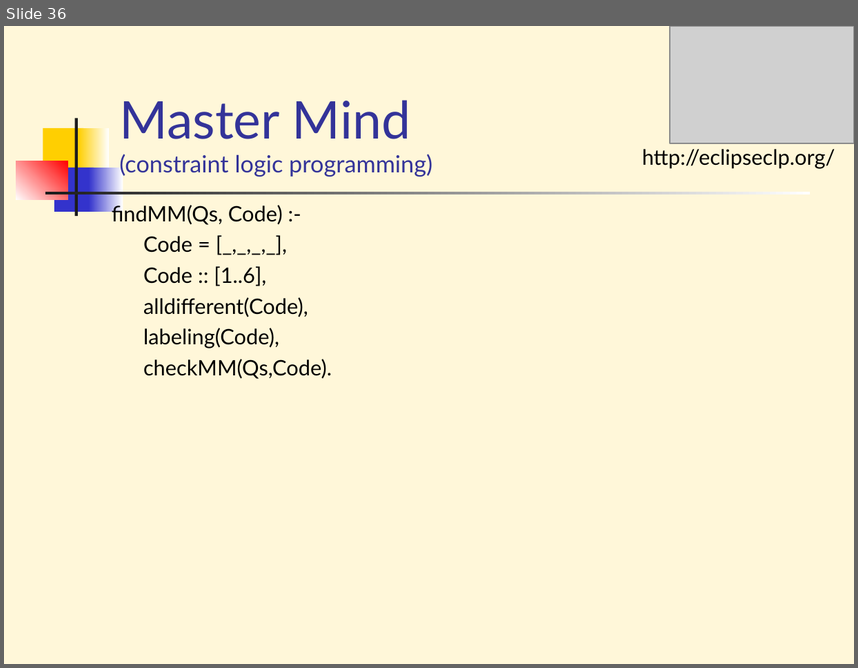
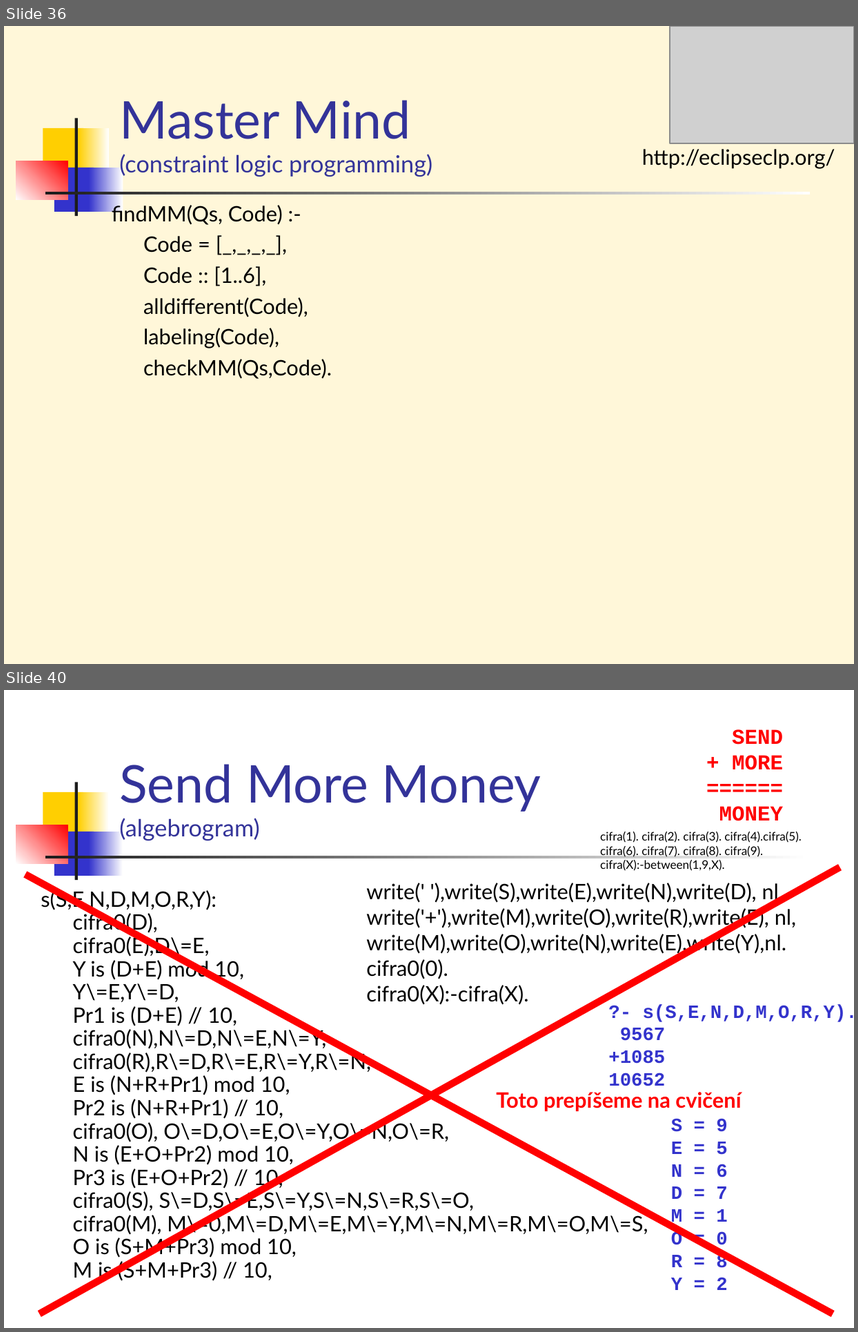
Before and after one commit to paradigmy/Prednasky, a slide deck: 11/logicke2.ppt. Shown one above the other, each under a label of ours: slide 36 before the commit, slides 36 and 40 after it; the slides between them are not shown. The pictures are 858x668 and 858x1332 pixels, drawn with LibreOffice and Linux fonts; fonts in the diff are those of the drawing; grey boxes stand for pictures. Boxes give left, top, right and bottom in pixels: in the first picture for what was removed or moved away, otherwise in the second. Text is boxed around its words. In the diff, an @@ line names an element or a change of style, - is before the commit and + after.

```diff
--- a/11/logicke2.ppt
+++ b/11/logicke2.ppt
@@ slide 40 added at (4, 690, 854, 1328), background #FFFFFF; not listed: 7 template elements that a slide beside it also shows @@
@@ text added at (720, 729, 783, 821), 18 pt, text #FF0000, bold @@
+SEND
++ MORE
+======
+MONEY
@@ title added at (119, 764, 542, 841), 44 pt, text #333399 @@
+Send More Money
+(algebrogram)
@@ text added at (600, 831, 801, 871), 10 pt, text #000000 @@
+cifra(1). cifra(2). cifra(3). cifra(4).cifra(5).
+cifra(6). cifra(7). cifra(8). cifra(9).
+cifra(X):-between(1,9,X).
@@ line added from (25, 874) to (833, 1313), #FF0000 6.01 pt @@
@@ line added from (40, 1313) to (840, 867), #FF0000 6.01 pt @@
@@ text added at (41, 888, 648, 1281), 18 pt, text #000000 @@
+s(S,E,N,D,M,O,R,Y):
+cifra0(D),
+cifra0(E),D\=E,
+Y is (D+E) mod 10,
+Y\=E,Y\=D,
+Pr1 is (D+E) // 10,
+cifra0(N),N\=D,N\=E,N\=Y,
+cifra0(R),R\=D,R\=E,R\=Y,R\=N,
+E is (N+R+Pr1) mod 10,
+Pr2 is (N+R+Pr1) // 10,
+cifra0(O), O\=D,O\=E,O\=Y,O\=N,O\=R,
+N is (E+O+Pr2) mod 10,
+Pr3 is (E+O+Pr2) // 10,
+cifra0(S), S\=D,S\=E,S\=Y,S\=N,S\=R,S\=O,
+cifra0(M), M\=0,M\=D,M\=E,M\=Y,M\=N,M\=R,M\=O,M\=S,
+O is (S+M+Pr3) mod 10,
+M is (S+M+Pr3) // 10,
@@ text added at (366, 883, 796, 1005), 18 pt, text #000000 @@
+write(' '),write(S),write(E),write(N),write(D), nl,
+write('+'),write(M),write(O),write(R),write(E), nl,
+write(M),write(O),write(N),write(E),write(Y),nl.
+cifra0(0).
+cifra0(X):-cifra(X).
@@ text added at (608, 1004, 854, 1290), 16 pt, text #3333CC, bold @@
+?- s(S,E,N,D,M,O,R,Y).
+9567
++1085
+10652
+S = 9
+E = 5
+N = 6
+D = 7
+M = 1
+O = 0
+R = 8
+Y = 2
@@ text added at (496, 1092, 741, 1111), 18 pt, text #FF0000, bold @@
+Toto prepíšeme na cvičení
```
Also in this commit, not shown: 1 slide changed, 5 other slides added, 1 other file.
